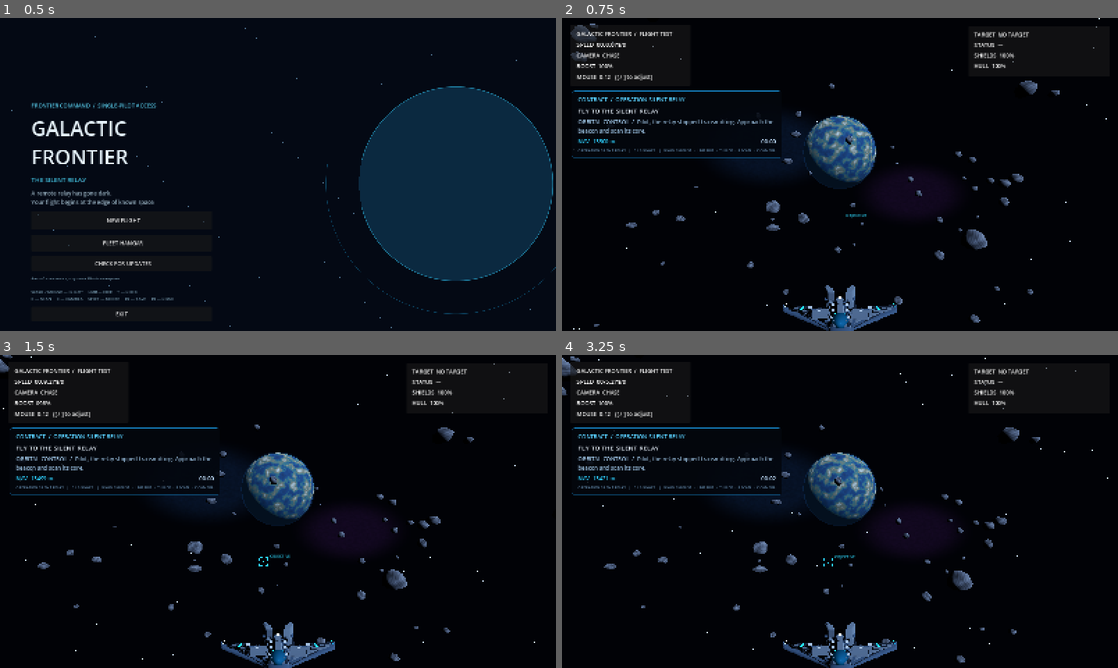
Above: before the commit, frames 1-4 (two rows, left to right).
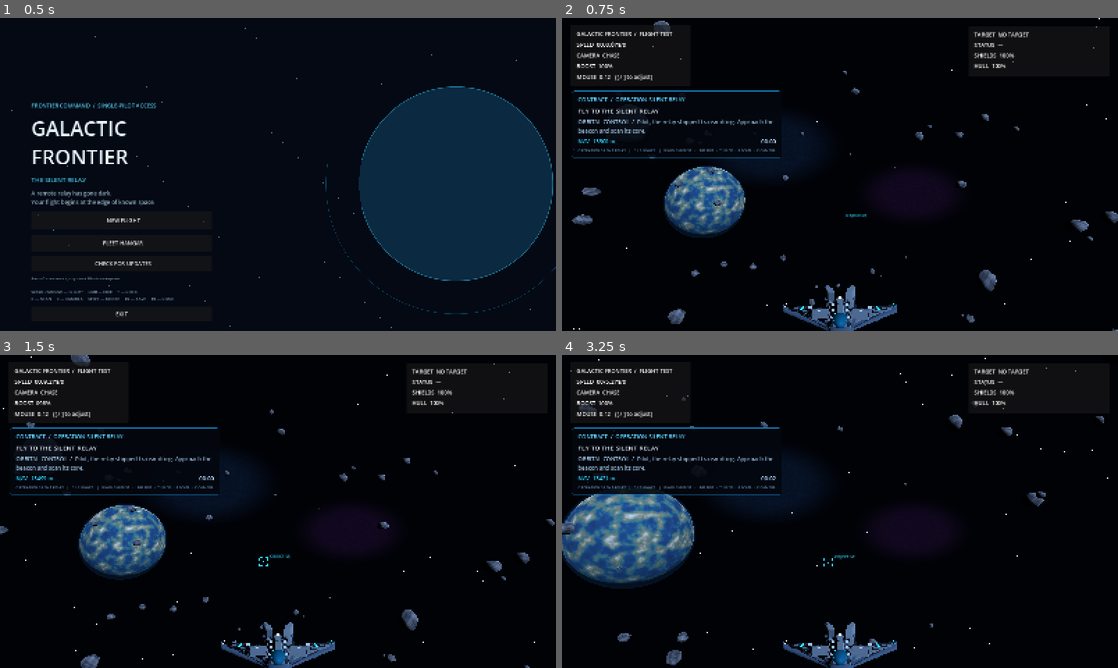
Above: after the commit, the same moments.

Repository: valdissor1990-ui/GALACTIC-FRONTIER
Game: Godot game, scene res://scenes/bootstrap/main.tscn
Same seed, same stepped clock (60 frames per second), same inputs: the game is played once before the commit and once after it.
Inputs (mouse positions are in pixels of both pictures, inside the frame that each line leads up to):
- Up to frame 1 (0.5 s): no input
- Up to frame 2 (0.75 s): click "NEW FLIGHT" at 0.5 s
- Up to frame 3 (1.5 s): tap Enter at 1.25 s; move the mouse to (305, 511) at 1.27 s; hold W (move_forward) from 1.28 s (still down); hold Shift (boost) from 1.28 s (still down)
- Up to frame 4 (3.25 s): keep holding W (move_forward); move the mouse to (812, 511) at 2.02 s; release Shift (boost) at 2.03 s; click (812, 511) at 2.1 s; move the mouse to (851, 505) at 2.77 s; hold F (scan) from 2.78 s (still down)

Frame 1 is identical in both runs. In frame 2, 7.0% of the frame differs, in the area x 1-100%, y 0-100%; in frame 3, 6.9%; in frame 4, 9.6%, in the area x 0-98%, y 0-100%.

Commit message:
Restore physical planet and route-safe asteroid collision proxies

Diff:
--- a/scripts/environment/space_environment.gd
+++ b/scripts/environment/space_environment.gd
@@ -36,16 +36,6 @@
 	var violet := get_node_or_null("VioletNebula") as Node3D
 	if violet != null:
 		violet.global_transform = camera_transform * Transform3D(Basis.IDENTITY, Vector3(158.0, -42.0, -520.0))
-	var planet := get_node_or_null("Aurelia") as Node3D
-	var atmosphere := get_node_or_null("AureliaAtmosphere") as Node3D
-	var planet_offset := Vector3(0.0, 26.0, -285.0)
-	if planet != null:
-		planet.global_position = camera.global_position + camera.global_basis * planet_offset
-	if atmosphere != null:
-		atmosphere.global_position = planet.global_position if planet != null else camera.global_position + camera.global_basis * planet_offset
-	var asteroids := get_node_or_null("AsteroidField") as Node3D
-	if asteroids != null:
-		asteroids.global_position = camera.global_position
 
 
 func _build_world_environment() -> void:
@@ -193,7 +183,7 @@
 func _build_planet() -> void:
 	var planet := MeshInstance3D.new()
 	planet.name = "Aurelia"
-	planet.position = Vector3(0.0, 26.0, -285.0)
+	planet.position = Vector3(-160.0, 26.0, -285.0)
 	planet.scale = Vector3.ONE * 42.0
 
 	var sphere := SphereMesh.new()
@@ -210,6 +200,7 @@
 	sphere.material = planet_material
 	planet.mesh = sphere
 	add_child(planet)
+	_build_planet_collision(planet.position)
 
 	var atmosphere := MeshInstance3D.new()
 	atmosphere.name = "AureliaAtmosphere"
@@ -308,11 +299,7 @@
 
 	var field := _make_multimesh("AsteroidField", asteroid_mesh, asteroid_count)
 	for index in range(asteroid_count):
-		var position := Vector3(
-			_rng.randf_range(-155.0, 155.0),
-			_rng.randf_range(-88.0, 88.0),
-			_rng.randf_range(-250.0, 80.0)
-		)
+		var position := _random_asteroid_position()
 		var size := _rng.randf_range(0.8, 3.8)
 		var rotation := Vector3(
 			_rng.randf_range(0.0, TAU),
@@ -325,7 +312,68 @@
 			size * _rng.randf_range(0.72, 1.25)
 		))
 		field.multimesh.set_instance_transform(index, Transform3D(basis, position))
+		_add_asteroid_collision(index, position, size)
 	add_child(field)
+
+
+func _random_asteroid_position() -> Vector3:
+	var position := Vector3.ZERO
+	for attempt in range(100):
+		position = Vector3(
+			_rng.randf_range(-155.0, 155.0),
+			_rng.randf_range(-88.0, 88.0),
+			_rng.randf_range(-250.0, 80.0)
+		)
+		if _distance_to_route(position) > 26.0:
+			return position
+	return Vector3(70.0, -88.0, -100.0)
+
+
+func _distance_to_route(point: Vector3) -> float:
+	var route_points: Array[Vector3] = [
+		Vector3(0.0, 18.0, 0.0),
+		Vector3(0.0, 18.0, -13500.0),
+		Vector3(520.0, -28.0, -33000.0),
+		Vector3(0.0, 0.0, 90.0)
+	]
+	var minimum_distance := INF
+	for index in range(route_points.size() - 1):
+		var start := route_points[index]
+		var end := route_points[index + 1]
+		var route := end - start
+		var t := clampf((point - start).dot(route) / route.length_squared(), 0.0, 1.0)
+		minimum_distance = minf(minimum_distance, point.distance_to(start + route * t))
+	return minimum_distance
+
+
+func _add_asteroid_collision(index: int, position: Vector3, size: float) -> void:
+	var body := StaticBody3D.new()
+	body.name = "AsteroidCollision_%03d" % index
+	body.position = position
+	body.collision_layer = 1
+	body.collision_mask = 1
+	body.add_to_group("space_obstacles")
+	var collision := CollisionShape3D.new()
+	var shape := SphereShape3D.new()
+	shape.radius = size * 0.9
+	collision.shape = shape
+	body.add_child(collision)
+	add_child(body)
+
+
+func _build_planet_collision(position: Vector3) -> void:
+	var body := StaticBody3D.new()
+	body.name = "AureliaCollision"
+	body.position = position
+	body.collision_layer = 1
+	body.collision_mask = 1
+	body.add_to_group("space_obstacles")
+	var collision := CollisionShape3D.new()
+	var shape := SphereShape3D.new()
+	shape.radius = 42.0
+	collision.shape = shape
+	body.add_child(collision)
+	add_child(body)
 
 
 func _make_multimesh(node_name: String, mesh: Mesh, count: int) -> MultiMeshInstance3D:
